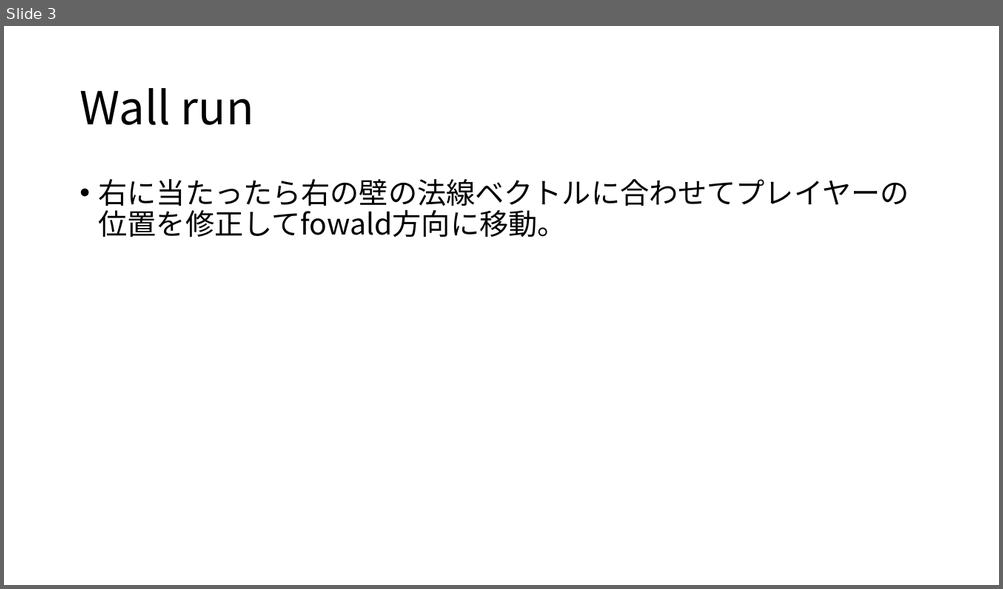
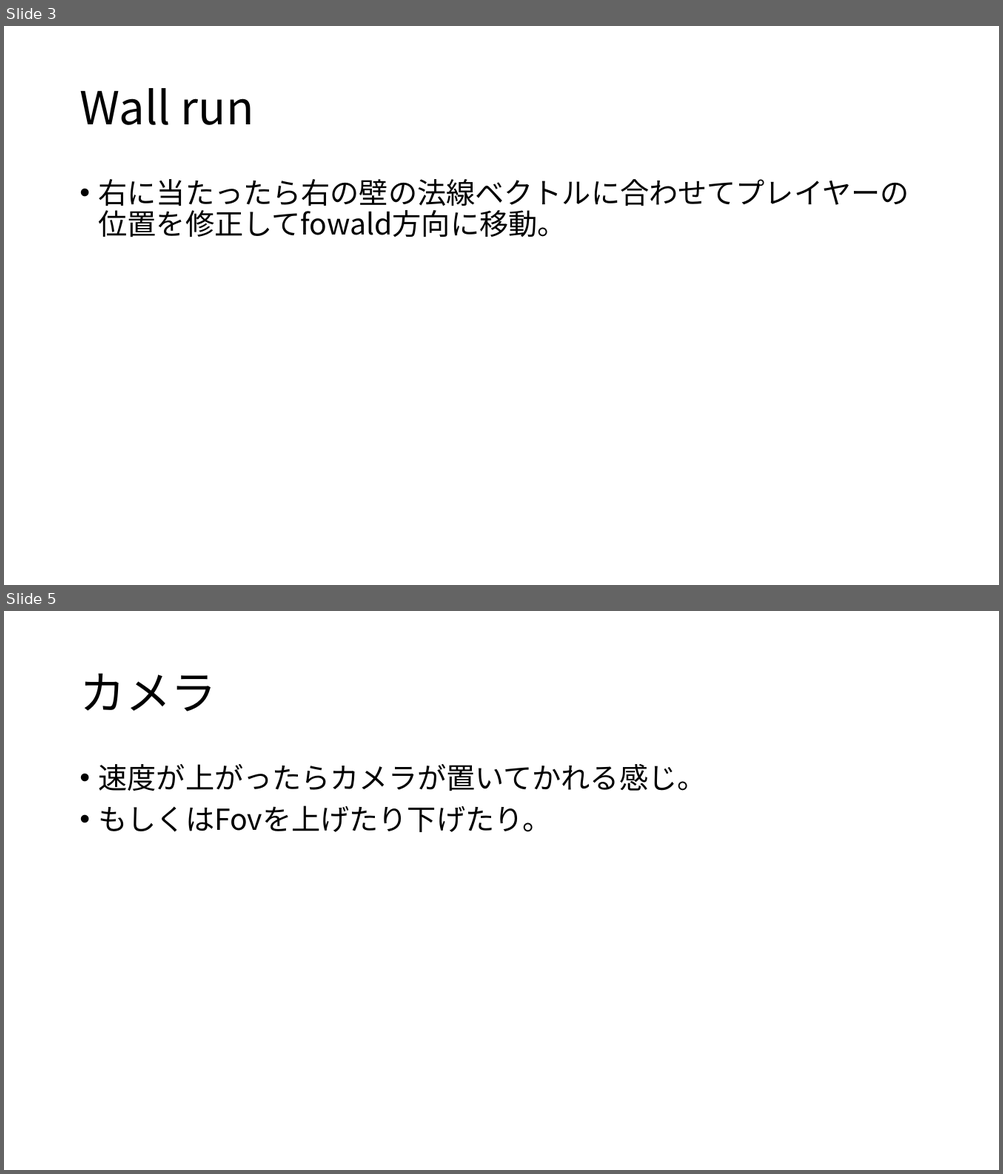
Before and after one commit to Soumakakami/ActionGame, a slide deck: 4年生前期末特別制作企画書.pptx. Shown one above the other, each under a label of ours: slide 3 before the commit, slides 3 and 5 after it; the slides between them are not shown. The pictures are 1003x589 and 1003x1174 pixels, drawn with LibreOffice and Linux fonts; fonts in the diff are those of the drawing. Boxes give left, top, right and bottom in pixels: in the first picture for what was removed or moved away, otherwise in the second. Text is boxed around its words. In the diff, an @@ line names an element or a change of style, - is before the commit and + after.

```diff
--- a/4年生前期末特別制作企画書.pptx
+++ b/4年生前期末特別制作企画書.pptx
@@ slide 5 added at box(4, 611, 999, 1170), background #FFFFFF @@
@@ title added at box(79, 673, 216, 712), 44 pt, text #000000 @@
+カメラ
@@ text added at box(99, 764, 706, 832), 28 pt, text #000000 @@
+• 速度が上がったらカメラが置いてかれる感じ。
+• もしくはFovを上げたり下げたり。
```
Also in this commit, not shown: 1 slide changed, 7 other files.
